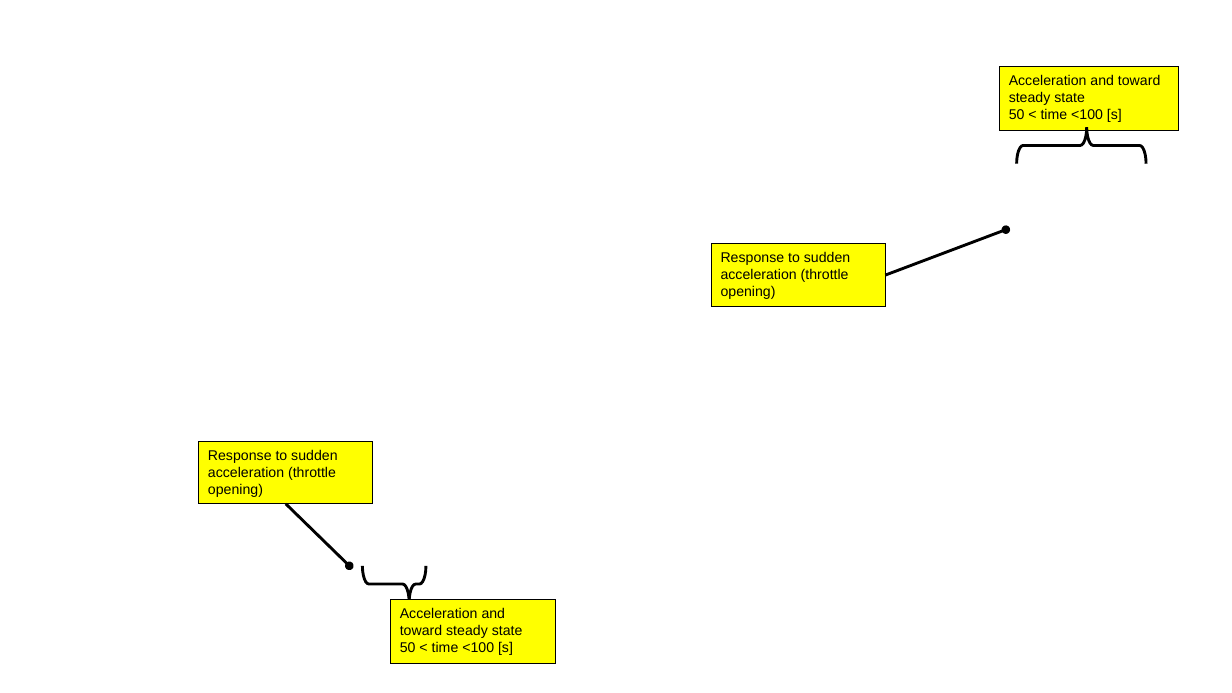
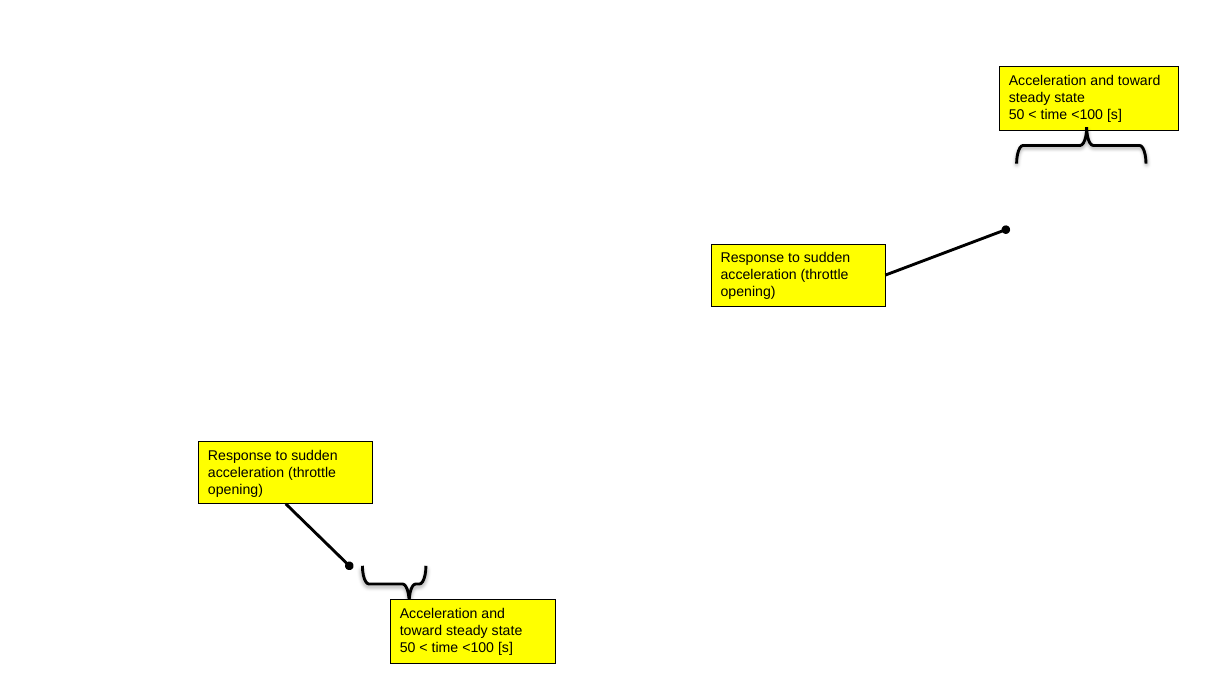
Before and after one commit to zeta-plusplus/PropulsionSystem, a slide deck: slide 6 of docs/Examples/Engines/Transient/O360-turbocharged-vs-none/makeFig_O360-turbocharged-vs-none.pptx (slide 5 before the commit). Drawn at 1232x693 pixels with LibreOffice and Linux fonts; fonts in the diff are those of the drawing; background and template pictures are left out. Boxes give left, top, right and bottom in pixels: in the first picture for what was removed or moved away, otherwise in the second. Text is boxed around its words. In the diff, an @@ line names an element or a change of style, - is before the commit and + after.

```diff
--- a/docs/Examples/Engines/Transient/O360-turbocharged-vs-none/makeFig_O360-turbocharged-vs-none.pptx
+++ b/docs/Examples/Engines/Transient/O360-turbocharged-vs-none/makeFig_O360-turbocharged-vs-none.pptx
@@ right brace at <box>1017,127,1147,163</box>: shadow on @@
@@ right brace at <box>362,567,426,603</box>: shadow on @@
@@ outline #000000 0.75 pt to #000000 0 pt in 4 elements at <box>1000,67,1179,130</box>, <box>712,244,885,306</box>, <box>199,442,372,504</box>, <box>391,600,555,664</box> @@
```
Also in this commit, not shown: 3 other slides changed, 1 slide added, 4 other files.
